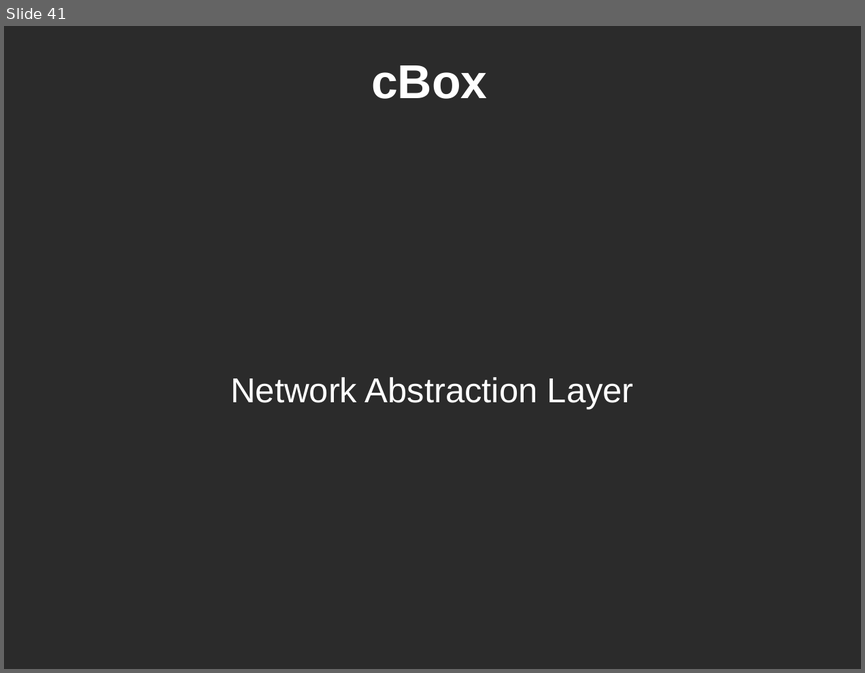
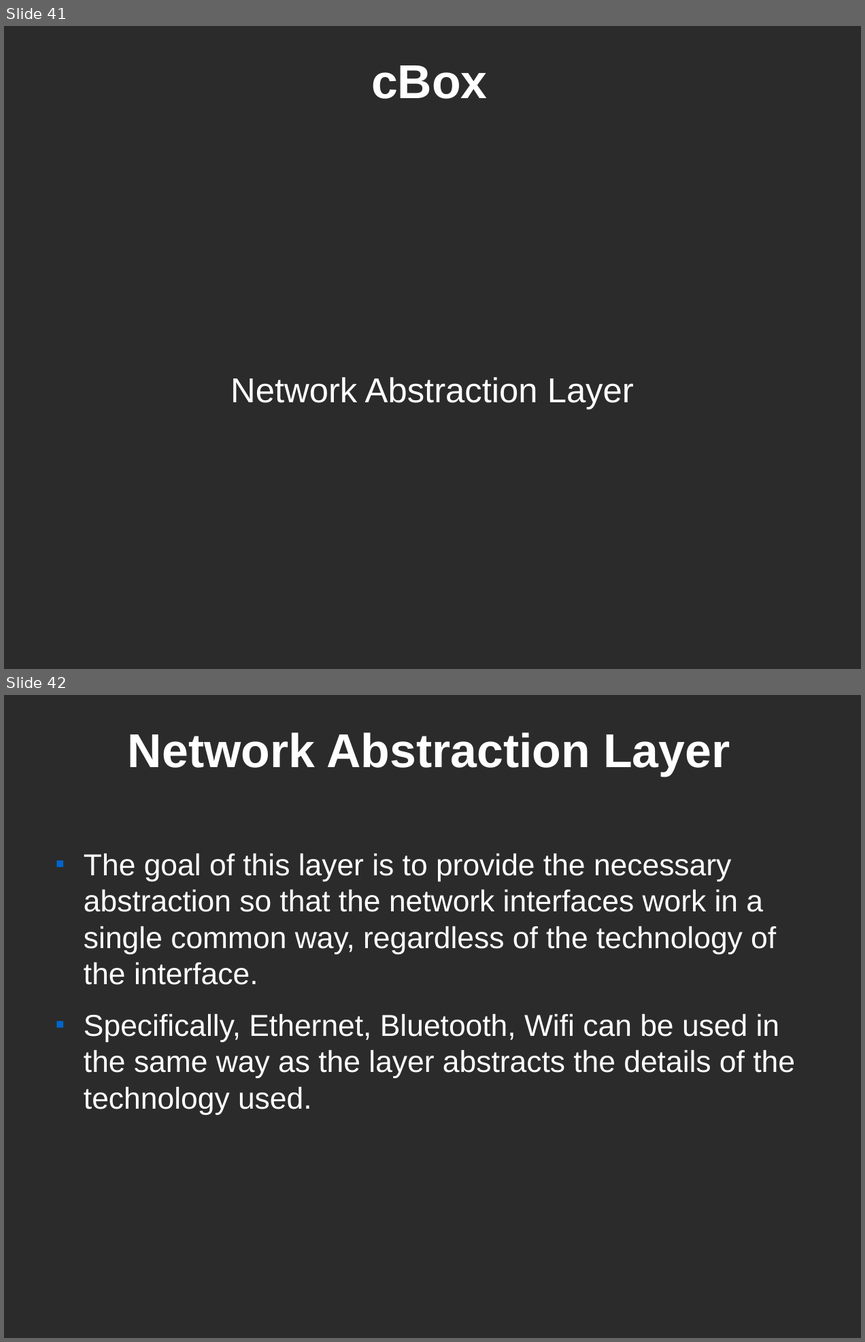
Before and after one commit to CEID-DS/cbox, a slide deck: doc/fosscomm/fosscomm_finalv1.odp. Shown one above the other, each under a label of ours: slide 41 before the commit, slides 41 and 42 after it. The pictures are 865x673 and 865x1342 pixels, drawn with LibreOffice and Linux fonts; fonts in the diff are those of the drawing; background and template pictures are left out; a plain dark background stands for a picture behind light text. Boxes give left, top, right and bottom in pixels: in the first picture for what was removed or moved away, otherwise in the second. Text is boxed around its words. In the diff, an @@ line names an element or a change of style, - is before the commit and + after.

```diff
--- a/doc/fosscomm/fosscomm_finalv1.odp
+++ b/doc/fosscomm/fosscomm_finalv1.odp
@@ slide 42 added at <box>4,695,861,1338</box>, background picture (left out) @@
@@ title added at <box>128,732,730,777</box>, 44 pt, text #FFFFFF, bold @@
+Network Abstraction Layer
@@ text added at <box>84,853,795,1115</box>, 28 pt, text #FFFFFF @@
+■ The goal of this layer is to provide the necessary abstraction so that the network interfaces work in a single common way, regardless of the technology of the interface.
+■ Specifically, Ethernet, Bluetooth, Wifi can be used in the same way as the layer abstracts the details of the technology used.
```
Also in this commit, not shown: 2 slides changed, 2 other slides added, 3 slides removed.
